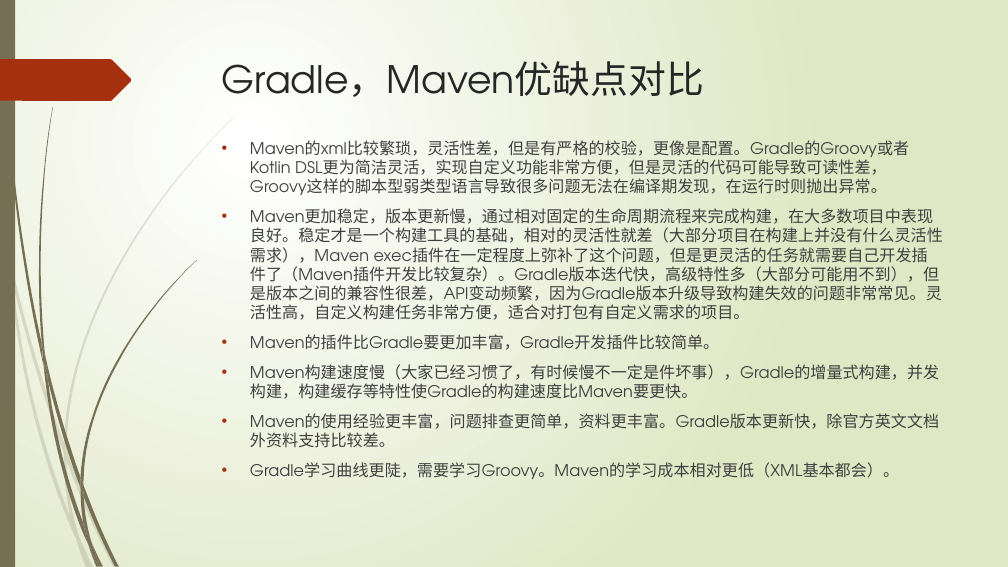
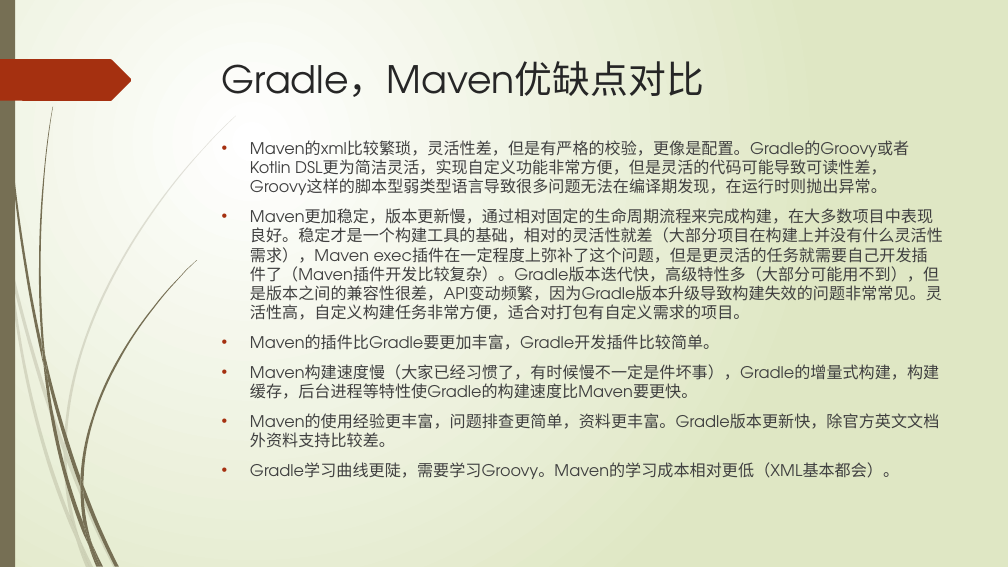
Before and after one commit to xljnc/gradle-springboot-plugin, a slide deck: slide 28 of doc/Gradle浅析.pptx (slide 27 before the commit). Drawn at 1008x567 pixels with LibreOffice and Linux fonts; fonts in the diff are those of the drawing. Boxes give left, top, right and bottom in pixels: in the first picture for what was removed or moved away, otherwise in the second. Text is boxed around its words. In the diff, an @@ line names an element or a change of style, - is before the commit and + after.

```diff
--- a/doc/Gradle浅析.pptx
+++ b/doc/Gradle浅析.pptx
@@ text at bbox=[250, 364, 939, 399]: text changed @@
-• Maven构建速度慢（大家已经习惯了，有时候慢不一定是件坏事），Gradle的增量式构建，并发构建，构建缓存等特性使Gradle的构建速度比Maven要更快。
+• Maven构建速度慢（大家已经习惯了，有时候慢不一定是件坏事），Gradle的增量式构建，构建缓存，后台进程等特性使Gradle的构建速度比Maven要更快。
```
Also in this commit, not shown: 3 slides added.
